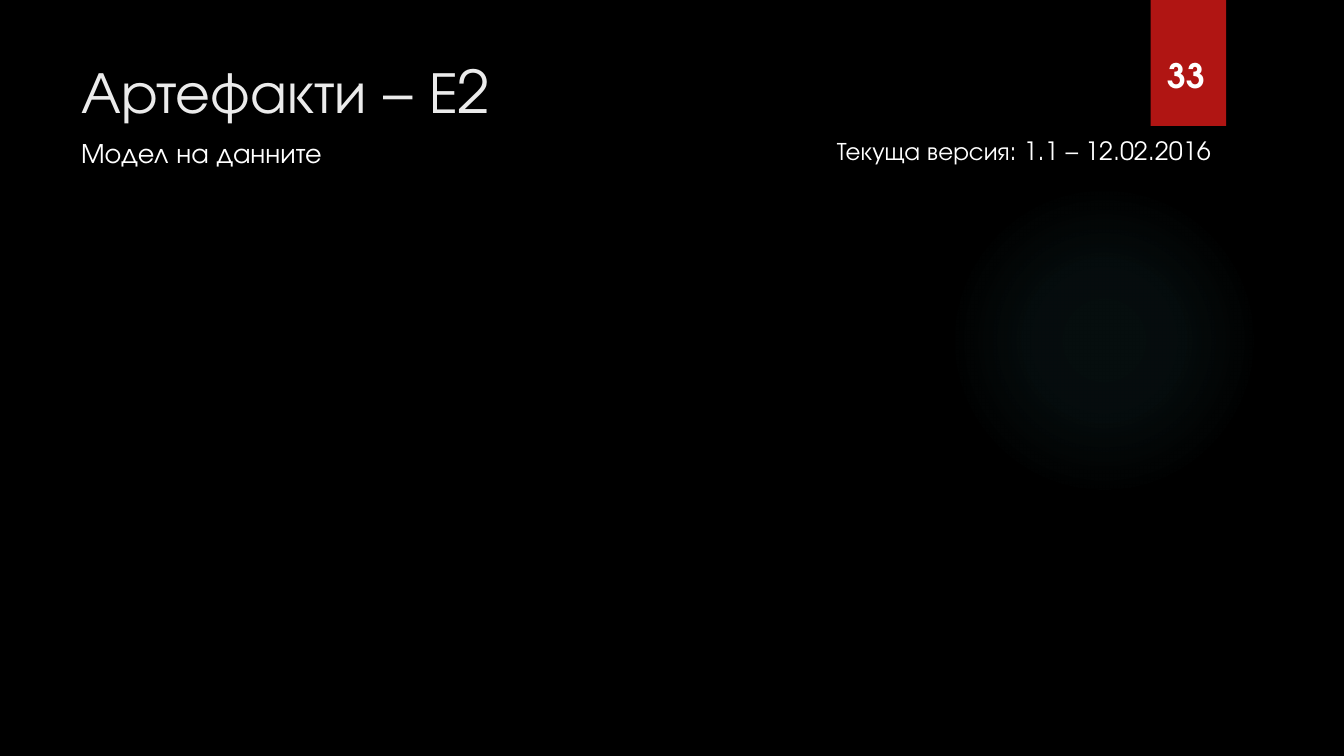
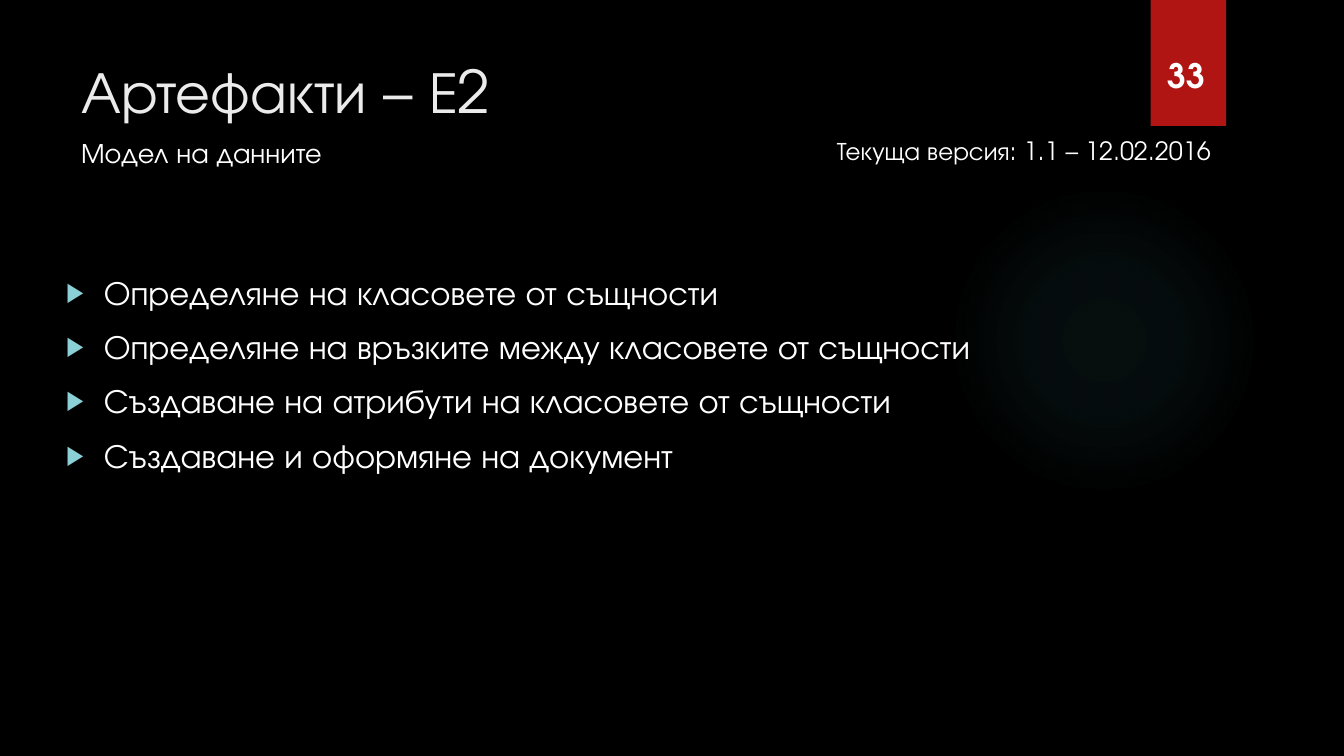
Before and after one commit to fahmiprasetya/PSS, a slide deck: slide 34 of I1/Current_Working_Directory/PSS ZA6TITA/ABM Presentation.pptx. Drawn at 1344x756 pixels with LibreOffice and Linux fonts; fonts in the diff are those of the drawing; background and template pictures are left out. Boxes give left, top, right and bottom in pixels: in the first picture for what was removed or moved away, otherwise in the second. Text is boxed around its words. In the diff, an @@ line names an element or a change of style, - is before the commit and + after.

```diff
--- a/I1/Current_Working_Directory/PSS ZA6TITA/ABM Presentation.pptx
+++ b/I1/Current_Working_Directory/PSS ZA6TITA/ABM Presentation.pptx
@@ text added at [104,282,970,474], 24 pt, text #FFFFFF @@
+▶ Определяне на класовете от същности
+▶ Определяне на връзките между класовете от същности
+▶ Създаване на атрибути на класовете от същности
+▶ Създаване и оформяне на документ
```
Also in this commit, not shown: 8 other slides changed, 6 slides added.
